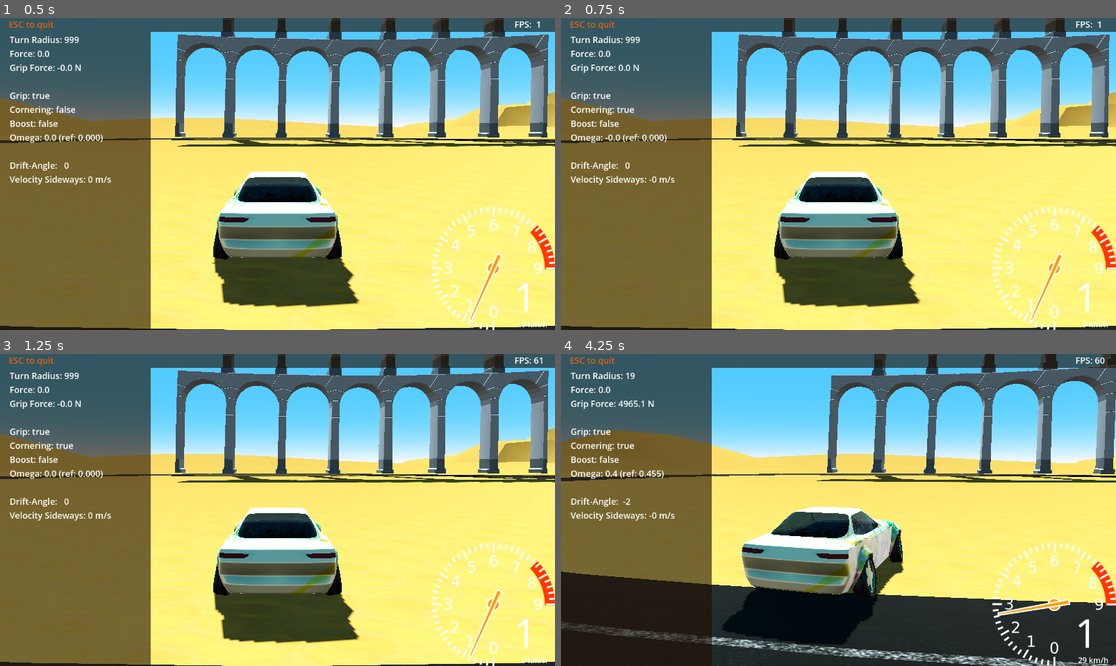
Above: before the commit, frames 1-4 (two rows, left to right).
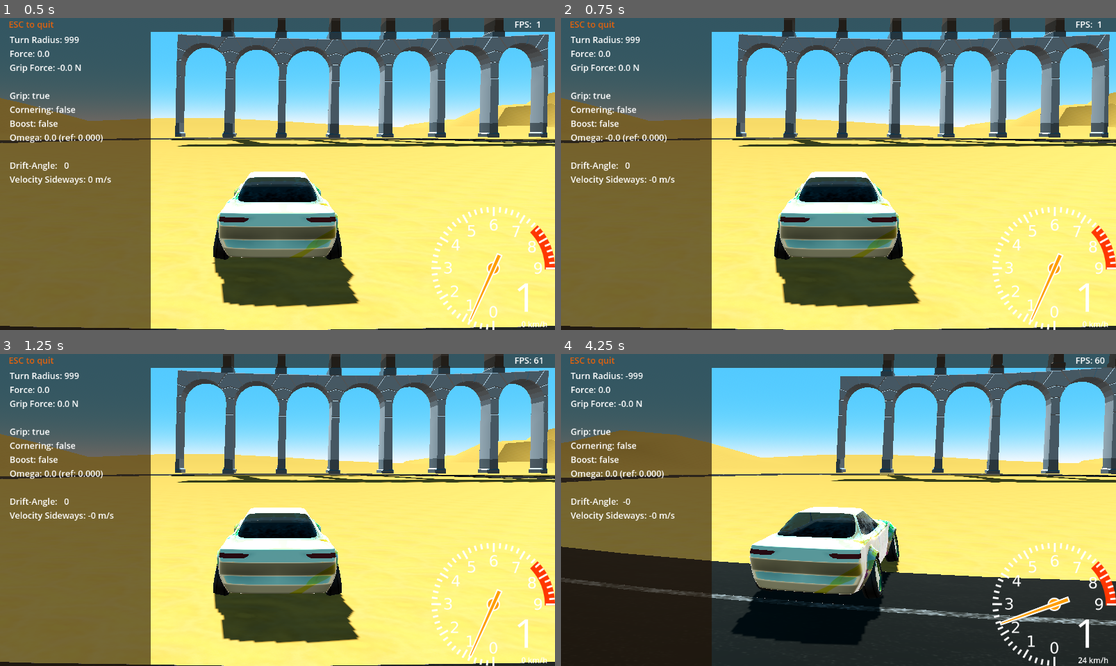
Above: after the commit, the same moments.

Repository: tomaga-dev/DriftCarG4
Game: Godot game, scene res://Scenes/Start.tscn
Two runs of this game, one before a commit and one after it. Both use one fixed random seed, a clock stepped at 60 frames per second and the inputs below.
Inputs:
- Up to frame 1 (0.5 s): no input
- Up to frame 2 (0.75 s): hold Right (controller_right) from 0.53 s (still down); hold Shift (controller_declutch, bound only after the commit) from 0.53 s (still down)
- Up to frame 3 (1.25 s): keep holding Right (controller_right); keep holding Shift (controller_declutch, bound only after the commit)
- Up to frame 4 (4.25 s): release Right (controller_right) at 1.28 s; release Shift (controller_declutch, bound only after the commit) at 1.28 s; hold R (controller_reverse) 1.28-2.03 s; tap C (controller_camera) at 1.35 s; tap Shift (controller_declutch, bound only after the commit) at 1.55, 2.85 s; hold Right (controller_right) 2.03-2.78 s; hold Shift (controller_declutch, bound only after the commit) 2.03-2.78 s; tap Space (controller_camera_rotate) at 2.1 s; hold Up (controller_accelerate) 2.78-3.53 s; hold Left (controller_left) from 3.53 s (still down); hold Shift (controller_declutch, bound only after the commit) from 3.53 s (still down)

Frame 1 is identical in both runs. In frame 2, less than 0.1% of the frame differs, in the area x 10-40%, y 28-69%; in frame 3, 0.2%; in frame 4, 20%, in the area x 0-100%, y 0-100%.

Commit message:
You can rev your engine while holding shift

Diff:
--- a/Drift Car/Scenes/Player.gd
+++ b/Drift Car/Scenes/Player.gd
@@ -12,15 +12,16 @@
 func get_player_input(driver):
 	if Input.is_action_pressed("controller_brake"):
 		driver.brake()
-	else:
-		if Input.is_action_pressed("controller_accelerate"):
-			driver.accelerate()
-		if Input.is_action_pressed("controller_left"):
-			driver.turn_left()
-		if Input.is_action_pressed("controller_right"):
-			driver.turn_right()
-		if Input.is_action_pressed("controller_reverse"):
-			driver.reverse()
+	if Input.is_action_pressed("controller_accelerate"):
+		driver.accelerate()
+	if Input.is_action_pressed("controller_left"):
+		driver.turn_left()
+	if Input.is_action_pressed("controller_right"):
+		driver.turn_right()
+	if Input.is_action_pressed("controller_reverse"):
+		driver.reverse()
+	if Input.is_action_pressed("controller_declutch"):
+		driver.declutch()
 
 func query_driver(vehicle: VehicleController):
 	if vehicle != car:
--- a/Drift Car/Scenes/VehicleController/Driver/driver.gd
+++ b/Drift Car/Scenes/VehicleController/Driver/driver.gd
@@ -5,6 +5,7 @@
 var did_steer_left: bool
 var did_steer_right: bool
 var did_accelerate: bool
+var did_declutch: bool
 var did_brake: bool
 var did_reverse: bool
 
@@ -12,6 +13,7 @@
 	did_steer_left = false
 	did_steer_right = false
 	did_accelerate = false
+	did_declutch = false
 	did_reverse = false
 	did_brake = false
 
@@ -24,6 +26,9 @@
 func accelerate():
 	did_accelerate = true
 
+func declutch():
+	did_declutch = true
+
 func brake():
 	did_brake = true
 
--- a/Drift Car/Scenes/VehicleController/VehicleController.gd
+++ b/Drift Car/Scenes/VehicleController/VehicleController.gd
@@ -93,6 +93,8 @@
 		drift_controller.reset()
 		omega_controller.reset()
 		return
+	if driver.did_declutch:
+		return
 	offset_drive = to_global(driving_force_position) - transform.origin
 	acceleration_measurement = (vehicle_velocity_magnitude - velocity_measurement) / delta
 	velocity_measurement = vehicle_velocity_magnitude
--- a/Drift Car/project.godot
+++ b/Drift Car/project.godot
@@ -60,3 +60,8 @@
 "events": [Object(InputEventKey,"resource_local_to_scene":false,"resource_name":"","device":-1,"window_id":0,"alt_pressed":false,"shift_pressed":false,"ctrl_pressed":false,"meta_pressed":false,"pressed":false,"keycode":0,"physical_keycode":32,"key_label":0,"unicode":32,"echo":false,"script":null)
 ]
 }
+controller_declutch={
+"deadzone": 0.5,
+"events": [Object(InputEventKey,"resource_local_to_scene":false,"resource_name":"","device":-1,"window_id":0,"alt_pressed":false,"shift_pressed":false,"ctrl_pressed":false,"meta_pressed":false,"pressed":false,"keycode":0,"physical_keycode":4194325,"key_label":0,"unicode":0,"echo":false,"script":null)
+]
+}
